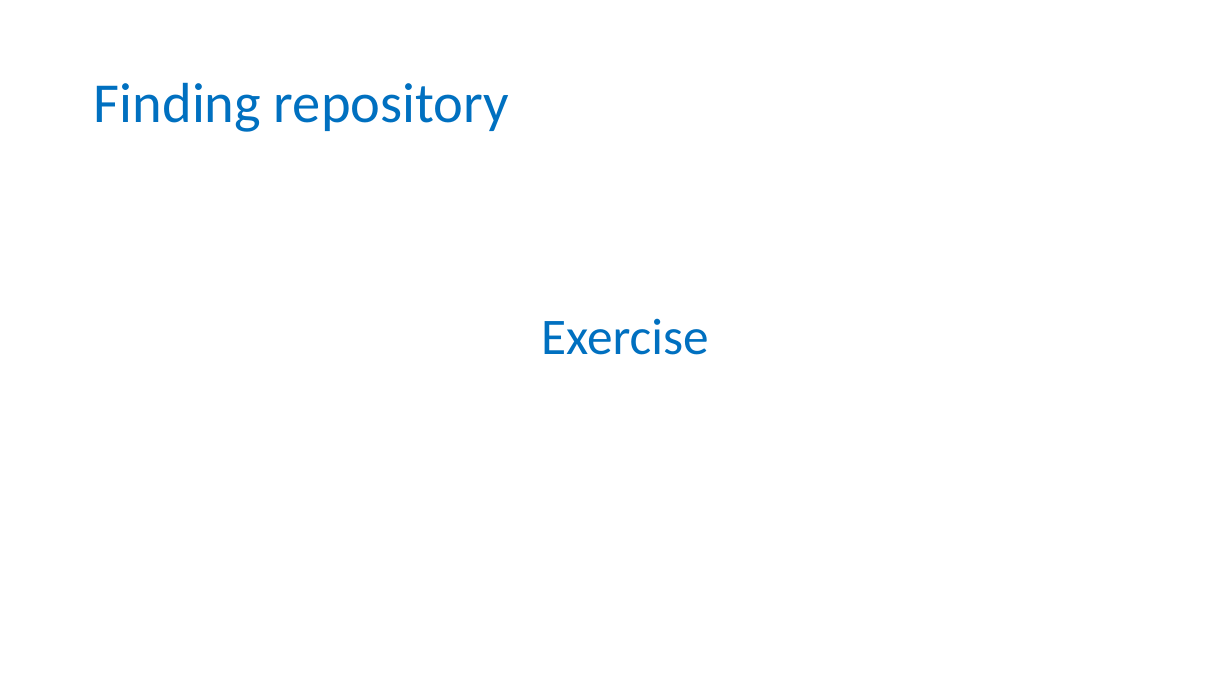
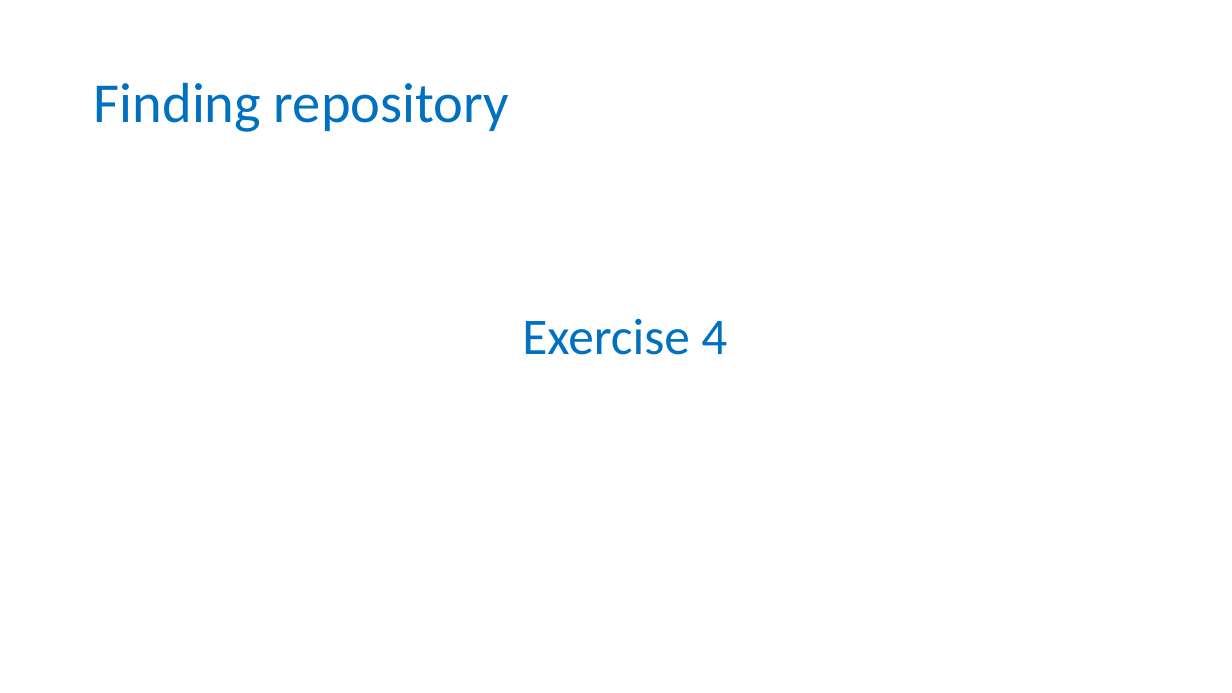
Before and after one commit to tobyhodges/solid-waddle, a slide deck: slide 21 of instructors/13-Repositories_v2.0.pptx (slide 15 before the commit). Drawn at 1232x693 pixels with LibreOffice and Linux fonts; fonts in the diff are those of the drawing; background and template pictures are left out. Boxes give left, top, right and bottom in pixels: in the first picture for what was removed or moved away, otherwise in the second. Text is boxed around its words. In the diff, an @@ line names an element or a change of style, - is before the commit and + after.

```diff
--- a/instructors/13-Repositories_v2.0.pptx
+++ b/instructors/13-Repositories_v2.0.pptx
@@ text at bbox=[522, 318, 727, 355]: text changed @@
-Exercise
+Exercise 4
```
Also in this commit, not shown: 4 other slides changed, 8 slides added.
